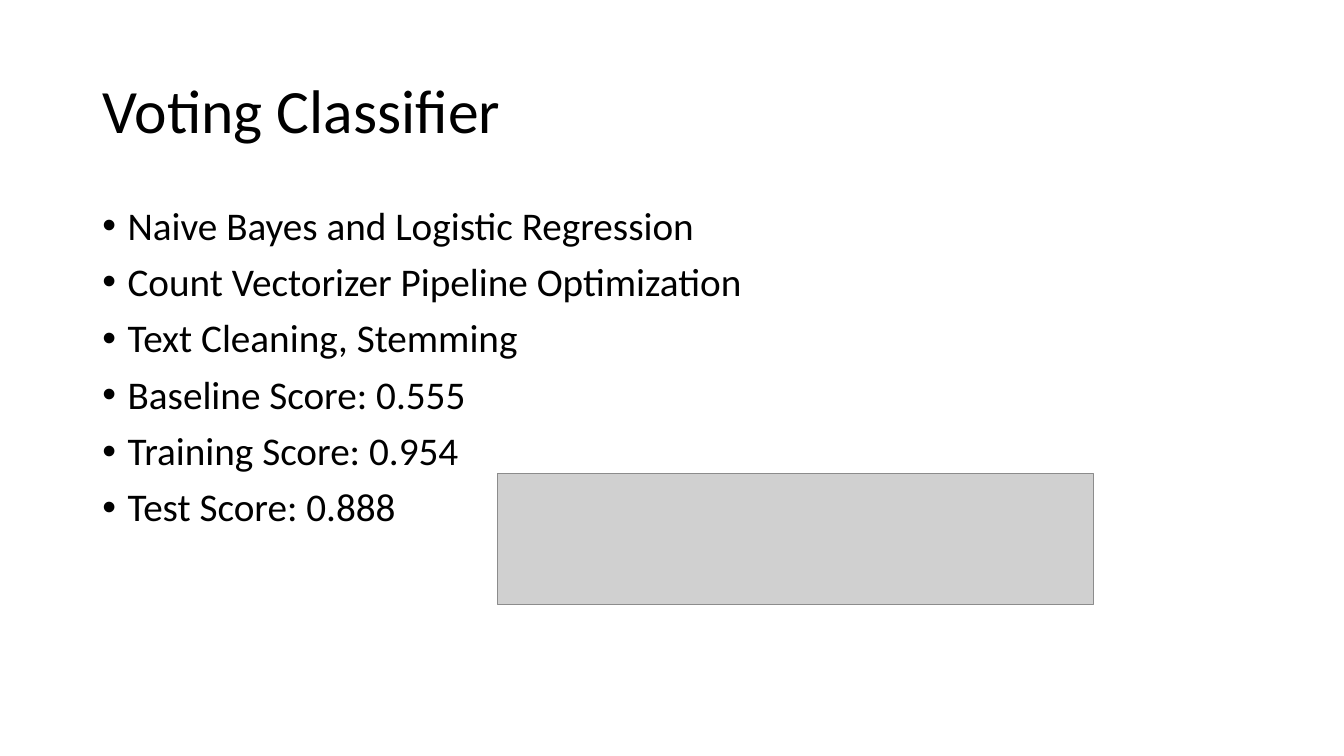
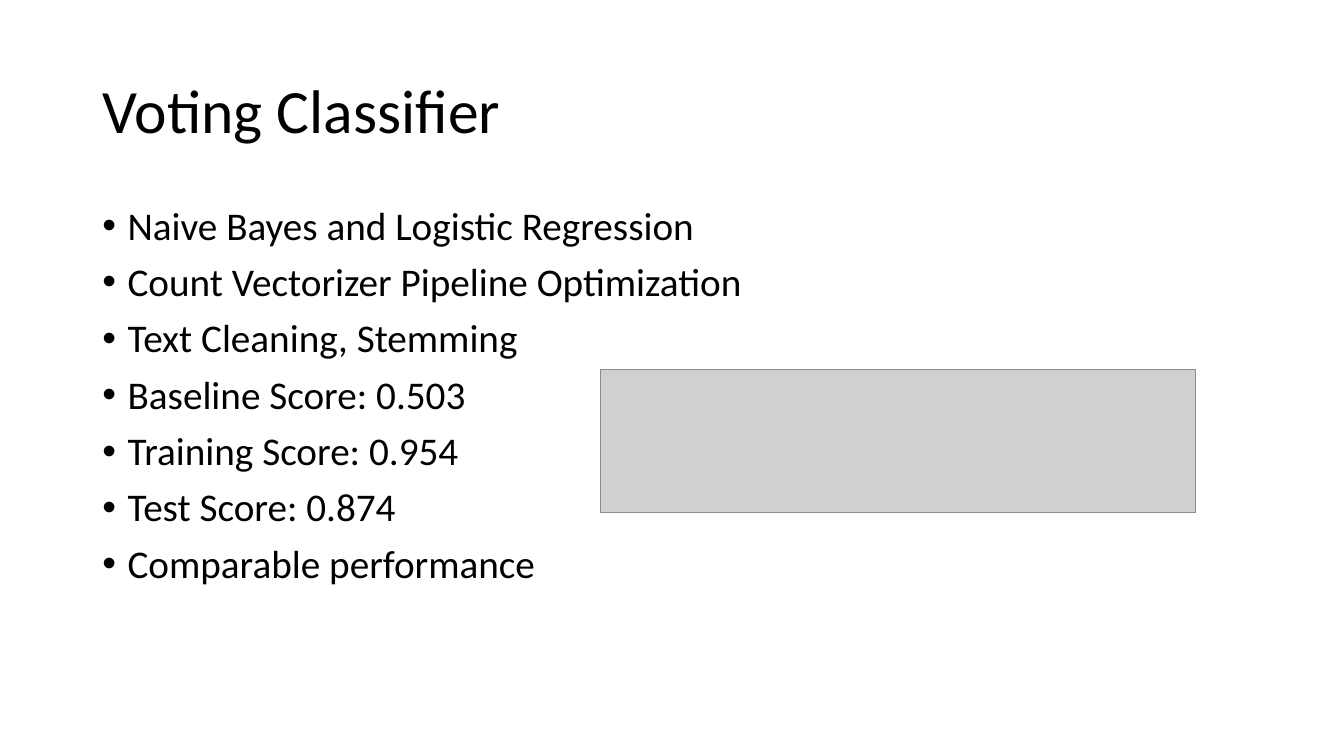
Before and after one commit to junkang85/DSI-Project-3, a slide deck: slide 10 of DSI Project_3.pptx (slide 8 before the commit). Drawn at 1344x756 pixels with LibreOffice and Linux fonts; fonts in the diff are those of the drawing; grey boxes stand for pictures. Boxes give left, top, right and bottom in pixels: in the first picture for what was removed or moved away, otherwise in the second. Text is boxed around its words. In the diff, an @@ line names an element or a change of style, - is before the commit and + after.

```diff
--- a/DSI Project_3.pptx
+++ b/DSI Project_3.pptx
@@ text at bbox=[128, 381, 465, 410]: text changed @@
-• Baseline Score: 0.555
+• Baseline Score: 0.503
@@ picture added at bbox=[600, 370, 1196, 512] @@
@@ picture removed at bbox=[498, 474, 1094, 605] @@
@@ text at bbox=[128, 494, 535, 585]: text changed @@
-• Test Score: 0.888
+• Test Score: 0.874
+• Comparable performance
```
Also in this commit, not shown: 5 other slides changed, 2 slides added, 6 other files.
